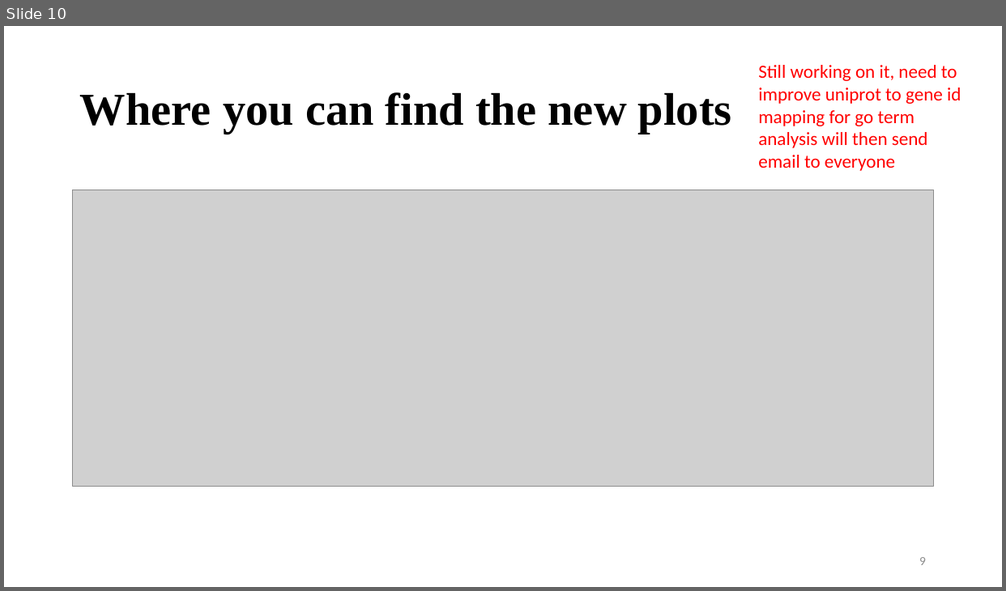
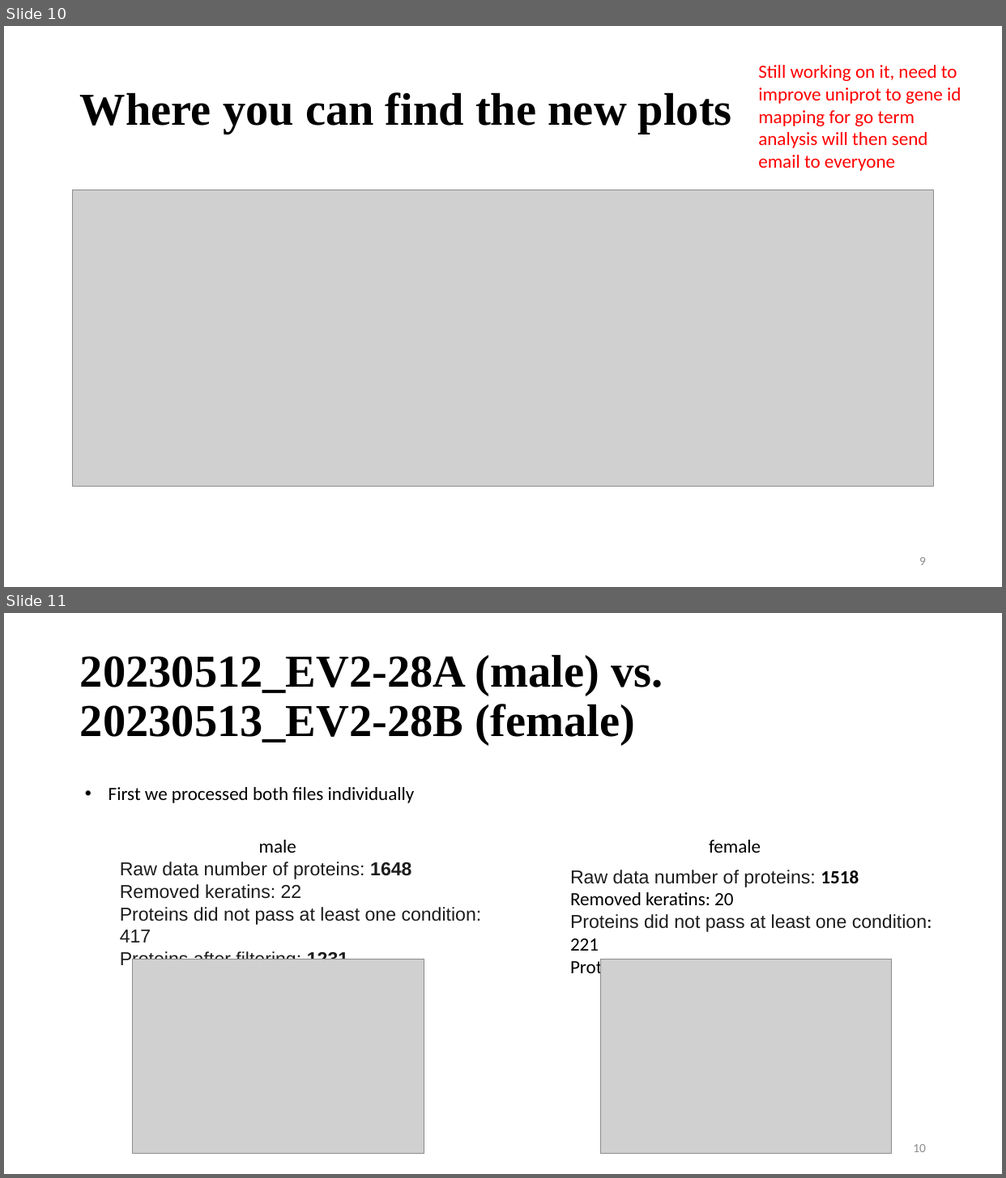
Before and after one commit to vinogradova-lab/cell-type-specific-proximity-labeling, a slide deck: docs/update_052523.pptx. Shown one above the other, each under a label of ours: slide 10 before the commit, slides 10 and 11 after it. The pictures are 1006x591 and 1006x1178 pixels, drawn with LibreOffice and Linux fonts; fonts in the diff are those of the drawing; grey boxes stand for pictures. Boxes give left, top, right and bottom in pixels: in the first picture for what was removed or moved away, otherwise in the second. Text is boxed around its words. In the diff, an @@ line names an element or a change of style, - is before the commit and + after.

```diff
--- a/docs/update_052523.pptx
+++ b/docs/update_052523.pptx
@@ slide 11 added at (x1=4, y1=613, x2=1002, y2=1174), background #FFFFFF @@
@@ title added at (x1=80, y1=654, x2=663, y2=745), 44 pt, text #000000, bold @@
+20230512_EV2-28A (male) vs. 20230513_EV2-28B (female)
@@ text added at (x1=108, y1=787, x2=415, y2=803), 18 pt, text #000000 @@
+• First we processed both files individually
@@ text added at (x1=259, y1=840, x2=296, y2=853), 18 pt, text #000000 @@
+male
@@ text added at (x1=709, y1=840, x2=761, y2=853), 18 pt, text #000000 @@
+female
@@ text added at (x1=120, y1=862, x2=482, y2=960), 18 pt, text #1D1C1D @@
+Raw data number of proteins: 1648
+Removed keratins: 22
+Proteins did not pass at least one condition: 417
+Proteins after filtering: 1231
@@ text added at (x1=570, y1=870, x2=932, y2=960), 18 pt, text #1D1C1D @@
+Raw data number of proteins: 1518
+Removed keratins: 20
+Proteins did not pass at least one condition: 221
+Proteins after filtering: 1297
@@ picture added at (x1=133, y1=960, x2=424, y2=1153) @@
@@ picture added at (x1=601, y1=960, x2=892, y2=1153) @@
@@ page number added at (x1=913, y1=1144, x2=926, y2=1152), 12 pt, text #8C8C8C @@
+10
```
Also in this commit, not shown: 8 slides changed.
